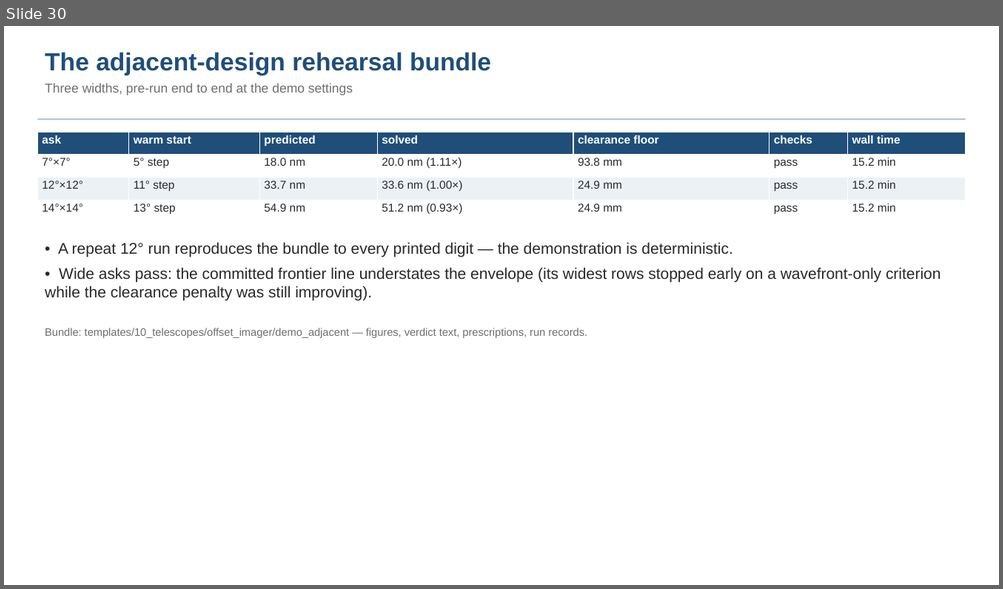
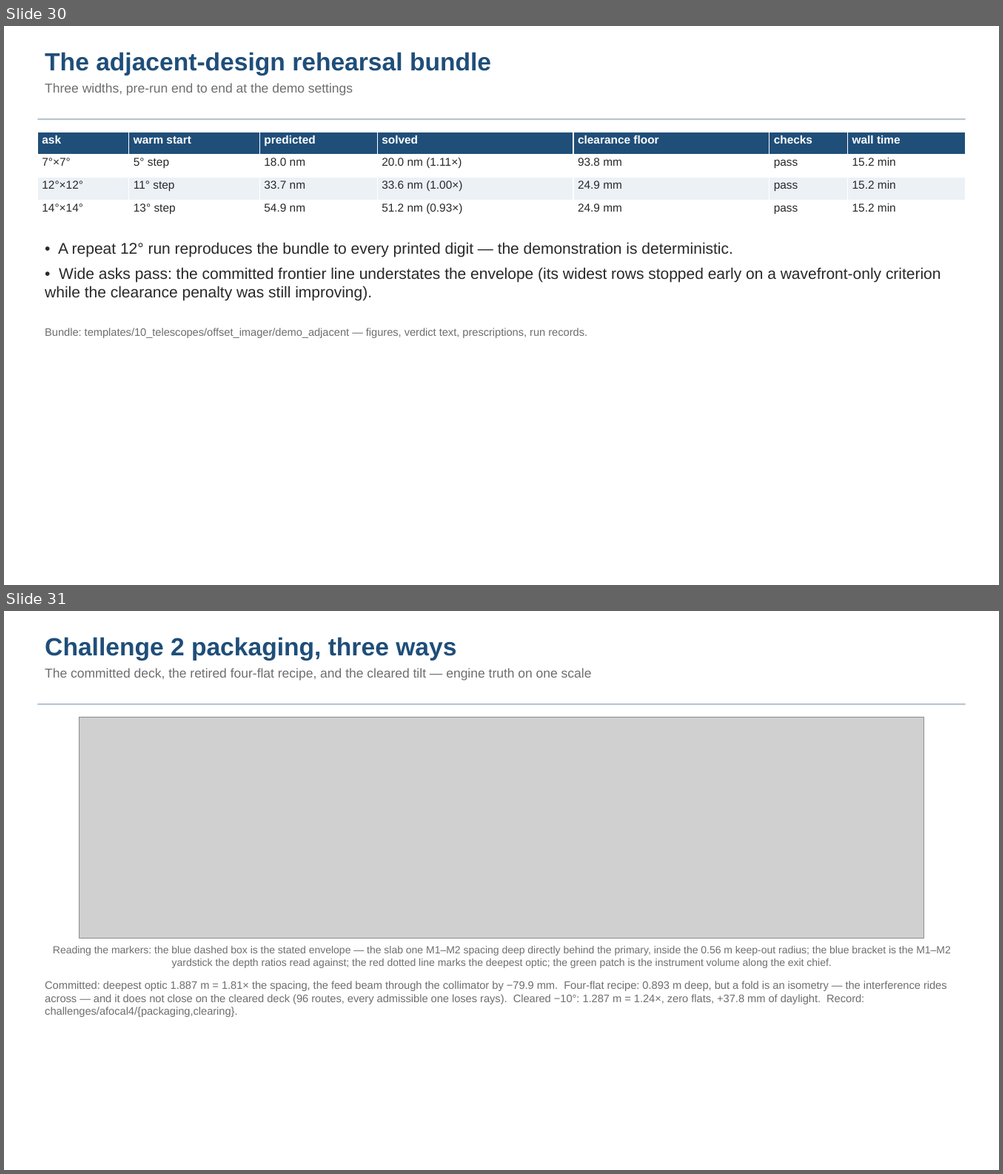
Before and after one commit to nasa-jpl/macos, a slide deck: demo_session/baseline_pass3.pptx. Shown one above the other, each under a label of ours: slide 30 before the commit, slides 30 and 31 after it. The pictures are 1003x589 and 1003x1174 pixels, drawn with LibreOffice and Linux fonts; fonts in the diff are those of the drawing; grey boxes stand for pictures. Boxes give left, top, right and bottom in pixels: in the first picture for what was removed or moved away, otherwise in the second. Text is boxed around its words. In the diff, an @@ line names an element or a change of style, - is before the commit and + after.

```diff
--- a/demo_session/baseline_pass3.pptx
+++ b/demo_session/baseline_pass3.pptx
@@ slide 31 added at bbox=[4, 611, 999, 1170], background #FFFFFF @@
@@ text added at bbox=[45, 637, 592, 681], 12.5 pt, text #6E6E6E @@
+Challenge 2 packaging, three ways
+The committed deck, the retired four-flat recipe, and the cleared tilt — engine truth on one scale
@@ rectangle added at bbox=[37, 703, 965, 705], fill #B8C6D4 @@
@@ picture added at bbox=[79, 717, 924, 939] @@
@@ text added at bbox=[53, 946, 950, 968], 10 pt, text #6E6E6E @@
+Reading the markers: the blue dashed box is the stated envelope — the slab one M1–M2 spacing deep directly behind the primary, inside the 0.56 m keep-out radius; the blue bracket is the M1–M2 yardstick the depth ratios read against; the red dotted line marks the deepest optic; the green patch is the instrument volume along the exit chief.
@@ text added at bbox=[45, 981, 947, 1005], 10.5 pt, text #6E6E6E @@
+Committed: deepest optic 1.887 m = 1.81× the spacing, the feed beam through the collimator by −79.9 mm. Four-flat recipe: 0.893 m deep, but a fold is an isometry — the interference rides across — and it does not close on the cleared deck (96 routes, every admissible one loses rays). Cleared −10°: 1.287 m = 1.24×, zero flats, +37.8 mm of daylight. Record: challenges/afocal4/{packaging,clearing}.
```
Also in this commit, not shown: 2 slides changed, 6 other files.
